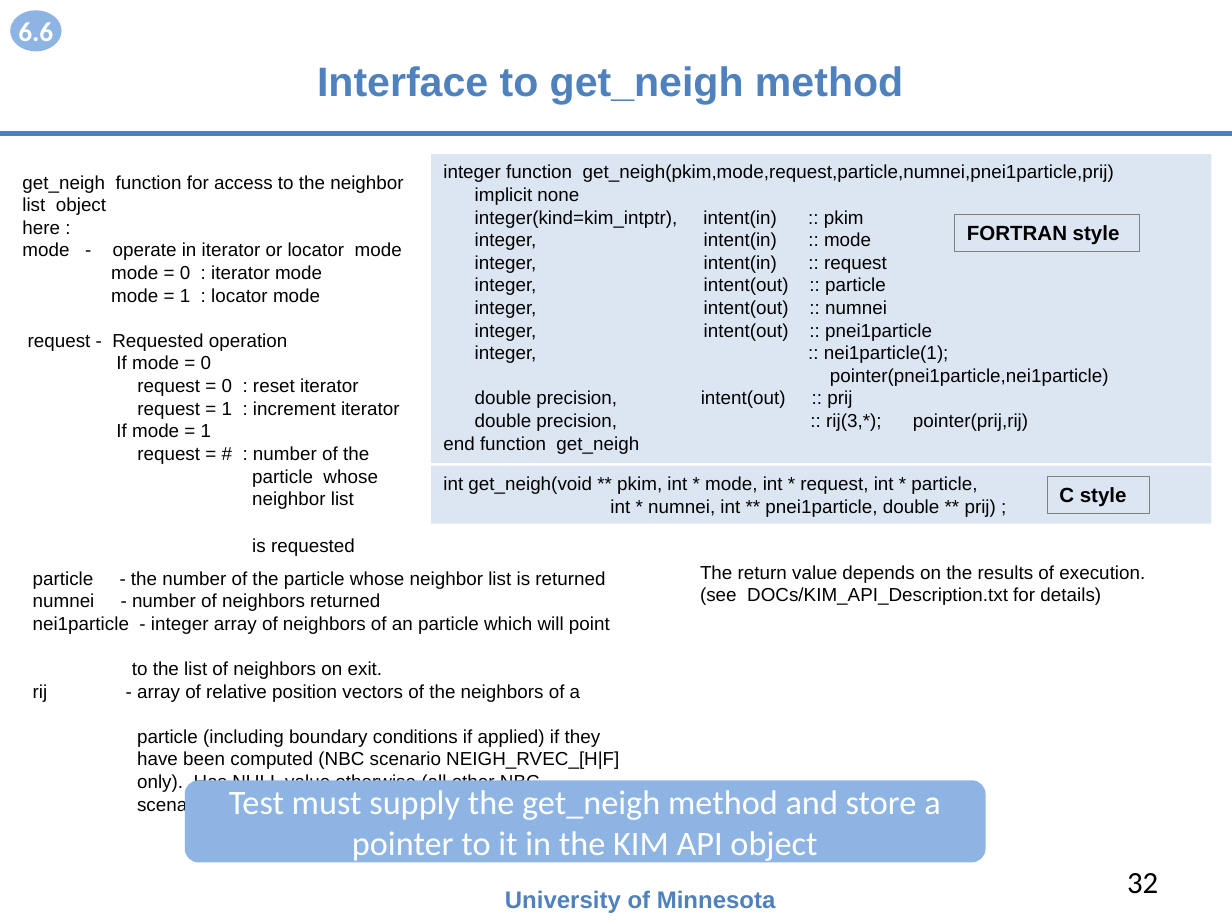
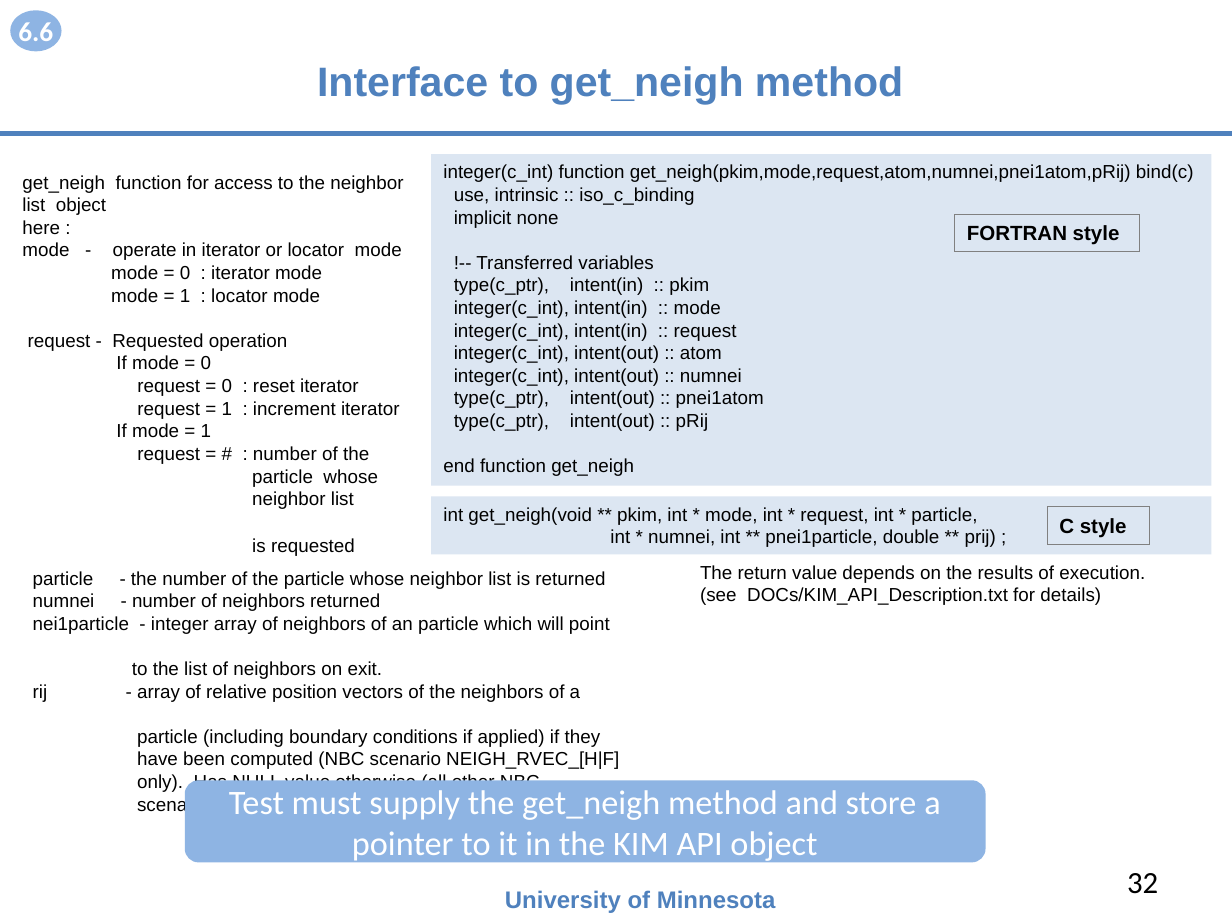
Before and after one commit to openkim/kim-api, a slide deck: slide 32 of DOCS/openkim-api-introduction.pptx. Drawn at 1232x924 pixels with LibreOffice and Linux fonts; fonts in the diff are those of the drawing. Boxes give left, top, right and bottom in pixels: in the first picture for what was removed or moved away, otherwise in the second. Text is boxed around its words. In the diff, an @@ line names an element or a change of style, - is before the commit and + after.

```diff
--- a/DOCS/openkim-api-introduction.pptx
+++ b/DOCS/openkim-api-introduction.pptx
@@ rectangle "integer(c_int) function get_neigh(pkim,mode,request,atom,num ...": place and size @@
-rectangle "integer(c_int) function get_neigh(pkim,mode,request,atom,num ..." at (431, 154, 1211, 463)
+rectangle "integer(c_int) function get_neigh(pkim,mode,request,atom,num ..." at (431, 154, 1211, 485)
@@ text in rectangle at (443, 164, 1194, 205): text changed @@
-integer function get_neigh(pkim,mode,request,particle,numnei,pnei1particle,prij)
+integer(c_int) function get_neigh(pkim,mode,request,atom,numnei,pnei1atom,pRij) bind(c)
+use, intrinsic :: iso_c_binding
@@ text in rectangle at (454, 255, 764, 431): text changed @@
-integer(kind=kim_intptr), intent(in) :: pkim
-integer, intent(in) :: mode
-integer, intent(in) :: request
-integer, intent(out) :: particle
-integer, intent(out) :: numnei
-integer, intent(out) :: pnei1particle
-integer, :: nei1particle(1);
-pointer(pnei1particle,nei1particle)
-double precision, intent(out) :: prij
-double precision, :: rij(3,*); pointer(prij,rij)
+!-- Transferred variables
+type(c_ptr), intent(in) :: pkim
+integer(c_int), intent(in) :: mode
+integer(c_int), intent(in) :: request
+integer(c_int), intent(out) :: atom
+integer(c_int), intent(out) :: numnei
+type(c_ptr), intent(out) :: pnei1atom
+type(c_ptr), intent(out) :: pRij
@@ rectangle "int get_neigh(void ** pkim, int ...": place and size @@
-rectangle "int get_neigh(void ** pkim, int ..." at (431, 466, 1211, 524)
+rectangle "int get_neigh(void ** pkim, int ..." at (431, 496, 1211, 554)
@@ rectangle "C style": place and size @@
-rectangle "C style" at (1047, 476, 1149, 513)
+rectangle "C style" at (1047, 506, 1149, 543)
```
Also in this commit, not shown: 14 other slides changed, 1 slide removed, 25 other files.
